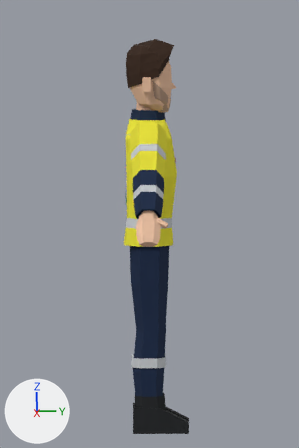
Renders of the Blender file characters/blazer_lead/blazer_lead_ppe.blend from each side of a commit.
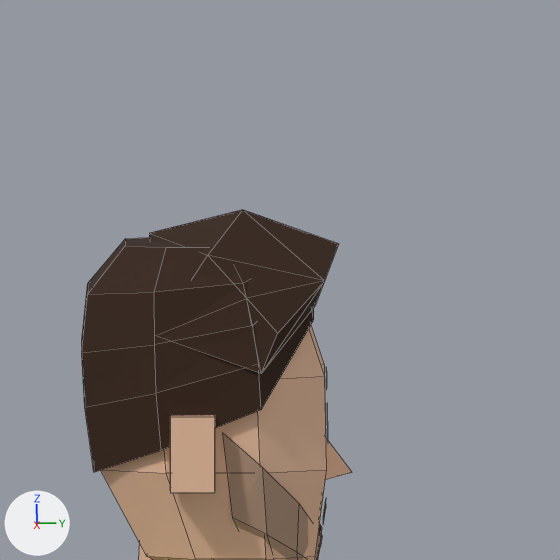
There are two pictures of each version: one from the file's camera 'Cam', one close up on the part from 37% to 72% of the width and 0% to 23% of the height. The lights are fixed; the arrows at lower left show +X, +Y and +Z. The first two pictures are the older version. The close-ups show mesh edges as thin lines.

The scene before the commit, as lines of its bpy script (objects in view):
```python
me_blazer_lead_ppe = bpy.data.meshes.new('blazer_lead_ppe')
me_blazer_lead_ppe.from_pydata(...)  # 686 vertices, 499 faces; spans x -0.65..0.65, y -0.12..0.18, z 0.0..1.8
me_blazer_lead_ppe.materials.append(mat_m_characterpalette)  # picture img_palette_png
ob_blazer_lead_ppe = bpy.data.objects.new('blazer_lead_ppe', me_blazer_lead_ppe)
ob_blazer_lead_ppe.location = (0.0, 0.0, 0.0)
```
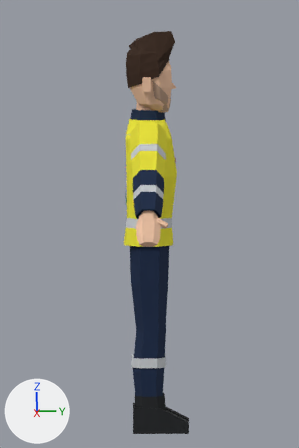
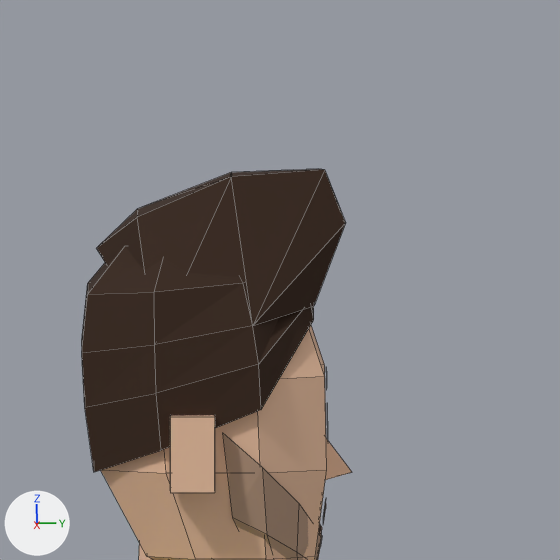
Location of each change, [x1, y1, x2, y2] in pixels of the close-ups (560 x 560 px; the box of a moved part takes in the faces that stretch with it):
'blazer_lead_ppe', reshaped: before [82, 210, 352, 560]; after [82, 169, 352, 560]
part 1 of me_blazer_lead_ppe, moved or reshaped: before [149, 210, 339, 374]; after [97, 169, 346, 325]

The change, as a diff of the scene's bpy script:
```diff
--- a/characters/blazer_lead/blazer_lead_ppe.blend.py
+++ b/characters/blazer_lead/blazer_lead_ppe.blend.py
@@ me_blazer_lead_ppe @@
 # used by ob_blazer_lead_ppe; location = (0.0, 0.0, 0.0)
-me_blazer_lead_ppe.from_pydata(...)  # 686 vertices, 499 faces; spans x -0.65..0.65, y -0.12..0.18, z 0.0..1.8
+me_blazer_lead_ppe.from_pydata(...)  # 688 vertices, 500 faces; spans x -0.65..0.65, y -0.12..0.18, z 0.0..1.84
+# me_blazer_lead_ppe part 1
+# 11 vertices are removed from x -0.06..0.11, y -0.05..0.11, z 1.7..1.8
+# 22 faces are deleted
+# 1 vertex moves from x 0.12, y 0.05, z 1.67 to x 0.11, y 0.04, z 1.71
+# 13 vertices are added at x -0.12..0.12, y -0.09..0.12, z 1.69..1.84
+# 23 new faces join them
 me_blazer_lead_ppe.materials.append(mat_m_characterpalette)
```
